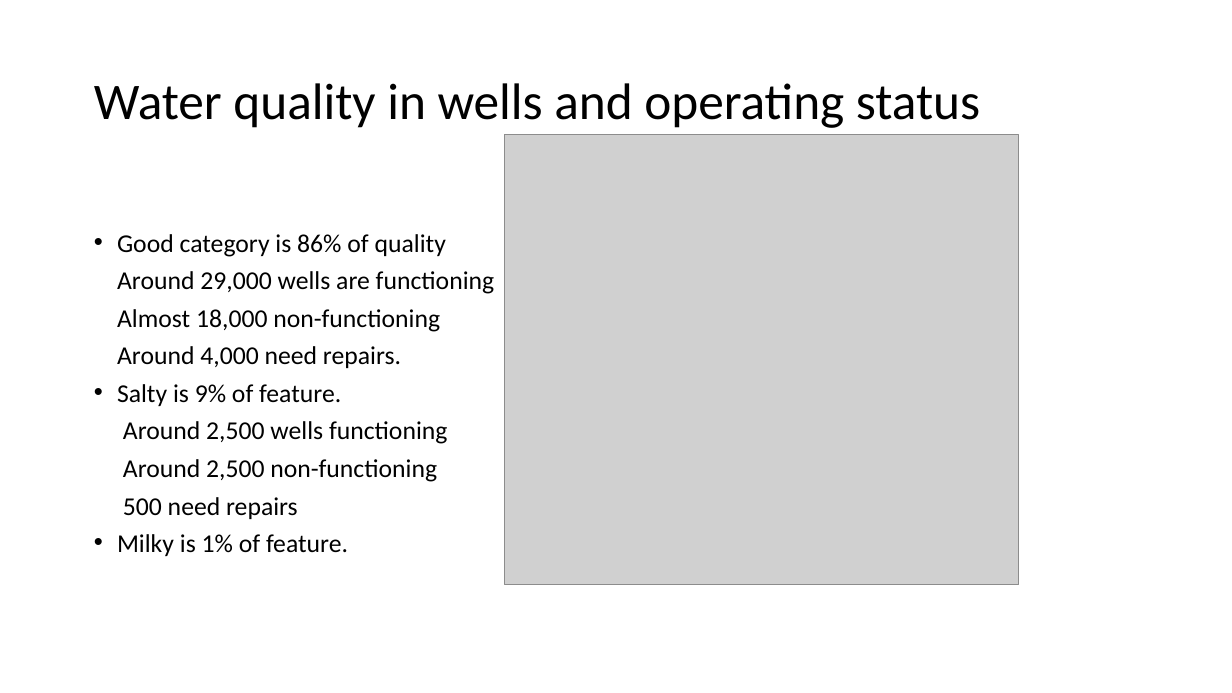
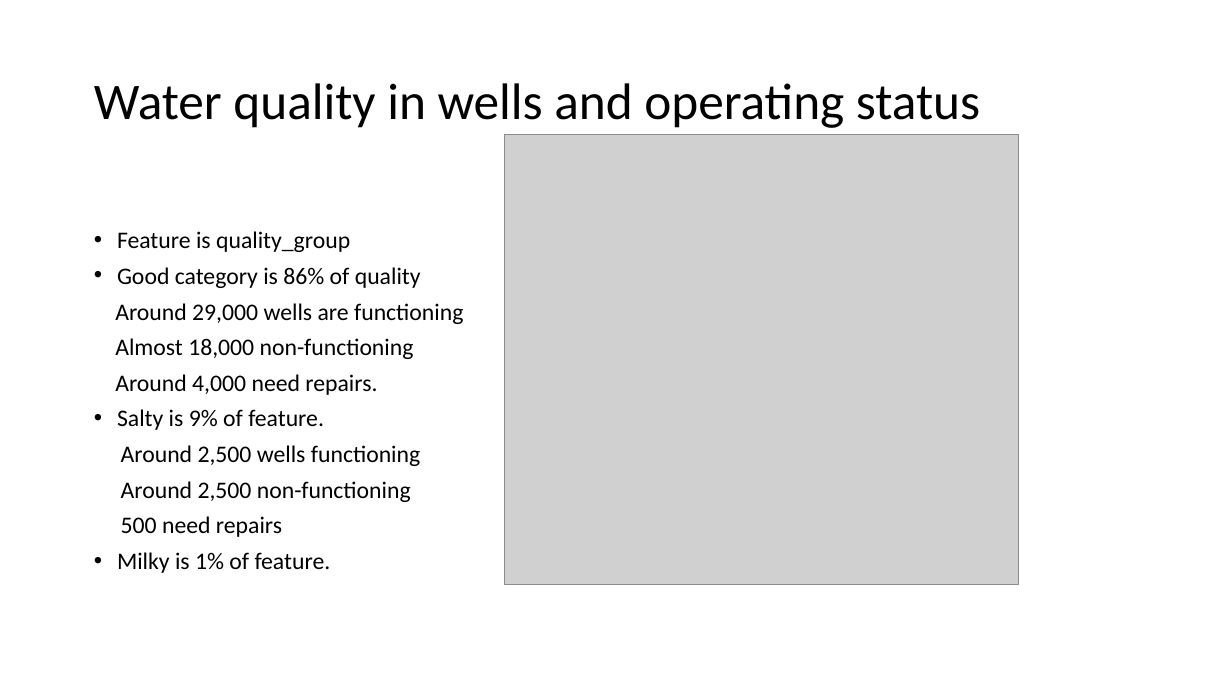
Before and after one commit to davidrtorres/Model-3-Tanzania-Water-Crisis, a slide deck: slide 6 of Presentation1.pptx. Drawn at 1232x693 pixels with LibreOffice and Linux fonts; fonts in the diff are those of the drawing; grey boxes stand for pictures. Boxes give left, top, right and bottom in pixels: in the first picture for what was removed or moved away, otherwise in the second. Text is boxed around its words. In the diff, an @@ line names an element or a change of style, - is before the commit and + after.

```diff
--- a/Presentation1.pptx
+++ b/Presentation1.pptx
@@ text at (117,231,350,252): paragraph added @@
+• Feature is quality_group
@@ text at (115,267,463,573): size 20 to 18.5 pt @@
```
Also in this commit, not shown: 6 other slides changed, 3 slides added, 2 other files.
